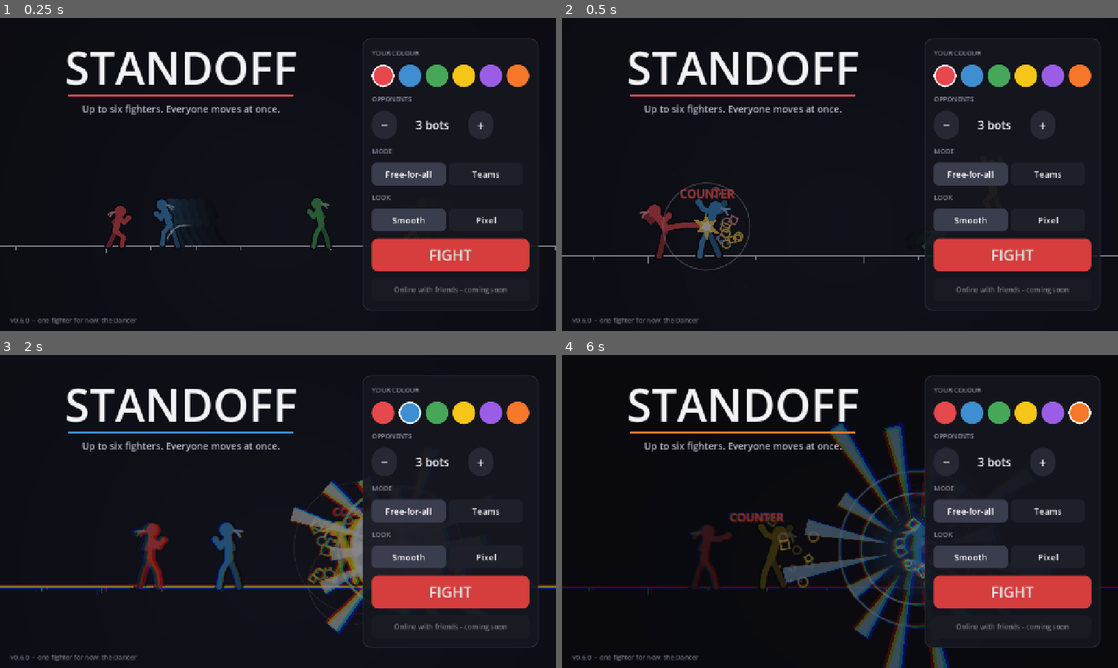
Above: before the commit, frames 1-4 (two rows, left to right).
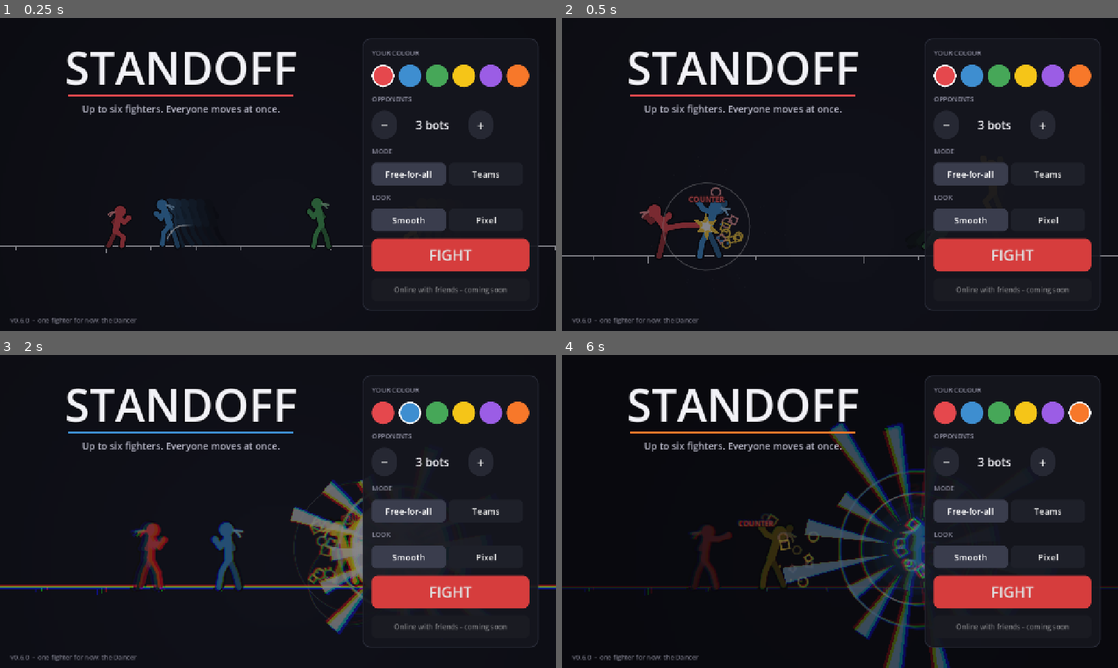
Above: after the commit, the same moments.

Repository: Veriduim/standoff
Game: Godot game, scene res://scenes/main.tscn
Two runs of this game, one before a commit and one after it. Both use one fixed random seed, a clock stepped at 60 frames per second and the inputs below.
Inputs (mouse positions are in pixels of both pictures, inside the frame that each line leads up to):
- Up to frame 1 (0.25 s): no input
- Up to frame 2 (0.5 s): no input
- Up to frame 3 (2 s): click (383, 411) at 0.52 s; click (411, 411) at 1.27 s
- Up to frame 4 (6 s): click (1001, 411) at 2.02 s; click (1023, 411) at 2.77 s; click (1051, 411) at 3.52 s; click (1079, 411) at 4.27 s; click "−" at 5 s; click "+" at 5.75 s

Frame 1 is identical in both runs. In frame 2, 0.3% of the frame differs, in the area x 21-32%, y 54-60%; in frame 3, 0.1%; in frame 4, 0.4%, in the area x 30-40%, y 50-55%.

Commit message:
COUNTER smaller and shorter (bots counter-hit constantly - it was noise)
Co-Authored-By: Claude Opus 5.5 <noreply@anthropic.com>
Claude-Session: https://claude.ai/code/session_019cpLLa1bA2ND22yfhrkoYF

Diff:
--- a/scripts/ui/fx.gd
+++ b/scripts/ui/fx.gd
@@ -126,7 +126,7 @@
 			var s := clampf(float(dmg) / 32.0, 0.5, 1.8)
 			_burst(at, face, s, by, victim_col)
 			if counter:   # (they were mid-attack: a red COUNTER and a harder flash)
-				_add("text", at + Vector2(0, -46), Vector2(0, -60), 0.6, Color("#ff5d5d"), 26.0)
+				_add("text", at + Vector2(0, -40), Vector2(0, -50), 0.42, Color("#ff5d5d"), 17.0)   # (small - they're common)
 				parts[-1]["txt"] = "COUNTER"
 				flash[victim] = 0.08
 			if dmg >= 30:   # (a hard one: the shockwave, impact lines, the one hit flashes white)
